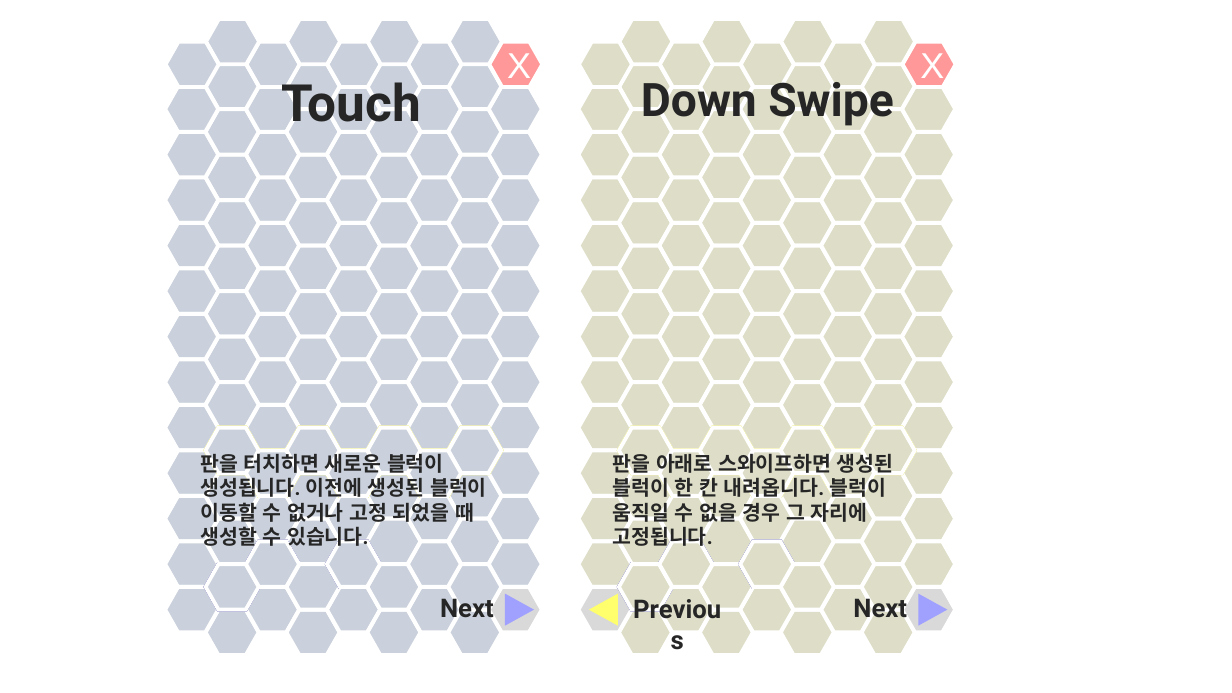
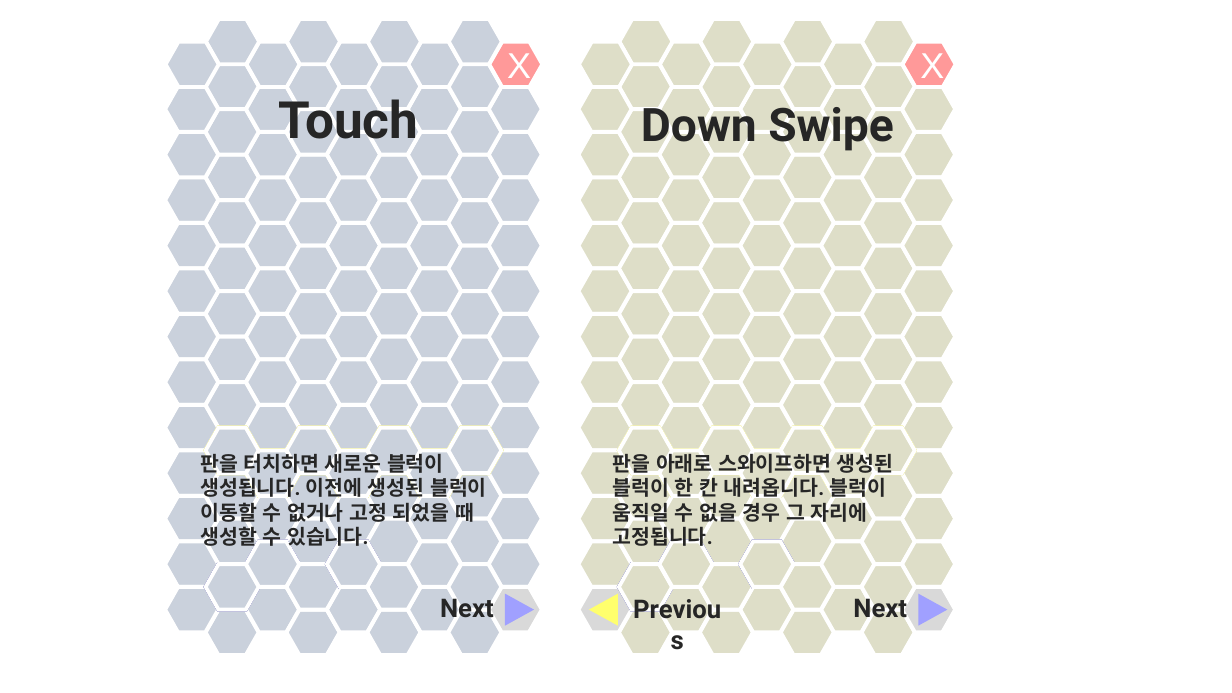
Before and after one commit to SNUGDC/Hextris, a slide deck: slide 25 of Hextris 아트 리소스.pptx. Drawn at 1232x693 pixels with LibreOffice and Linux fonts; fonts in the diff are those of the drawing. Boxes give left, top, right and bottom in pixels: in the first picture for what was removed or moved away, otherwise in the second. Text is boxed around its words. In the diff, an @@ line names an element or a change of style, - is before the commit and + after.

```diff
--- a/Hextris 아트 리소스.pptx
+++ b/Hextris 아트 리소스.pptx
@@ text "Touch" moved from (x1=281, y1=74, x2=421, y2=134) to (x1=279, y1=91, x2=419, y2=151) @@
@@ text "Down Swipe" moved from (x1=641, y1=74, x2=893, y2=127) to (x1=641, y1=99, x2=893, y2=152) @@
```
Also in this commit, not shown: 2 other slides changed, 3 slides added, 3 slides removed, 18 other files.
